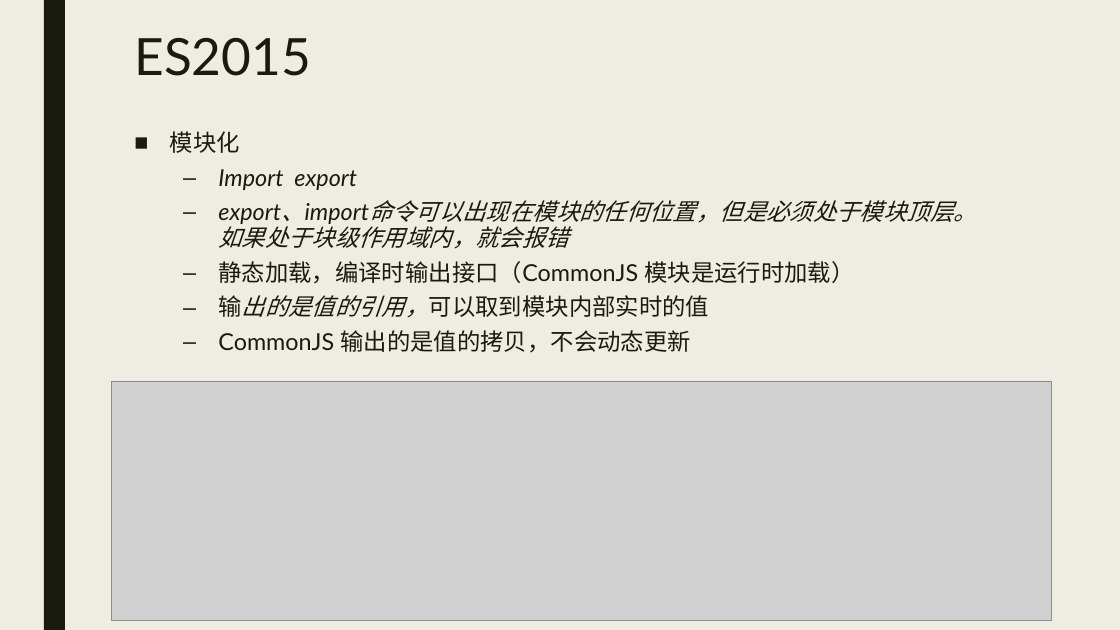
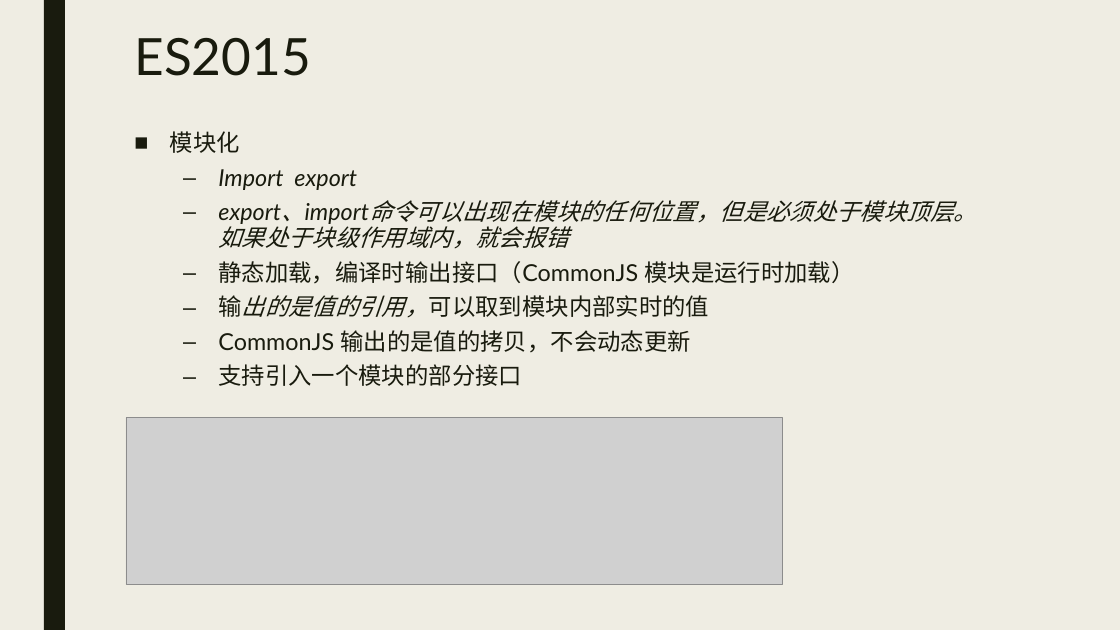
Before and after one commit to wflonglong/wflonglong.github.io, a slide deck: slide 10 of source/ppt/ES6.pptx (slide 9 before the commit). Drawn at 1120x630 pixels with LibreOffice and Linux fonts; fonts in the diff are those of the drawing; grey boxes stand for pictures. Boxes give left, top, right and bottom in pixels: in the first picture for what was removed or moved away, otherwise in the second. Text is boxed around its words. In the diff, an @@ line names an element or a change of style, - is before the commit and + after.

```diff
--- a/source/ppt/ES6.pptx
+++ b/source/ppt/ES6.pptx
@@ text at <box>218,364,522,386</box>: paragraph added @@
+  – 支持引入一个模块的部分接口
@@ picture: place and size @@
-picture at <box>112,381,1051,621</box>
+picture at <box>126,418,782,585</box>
```
Also in this commit, not shown: 4 other slides changed, 3 slides added.
